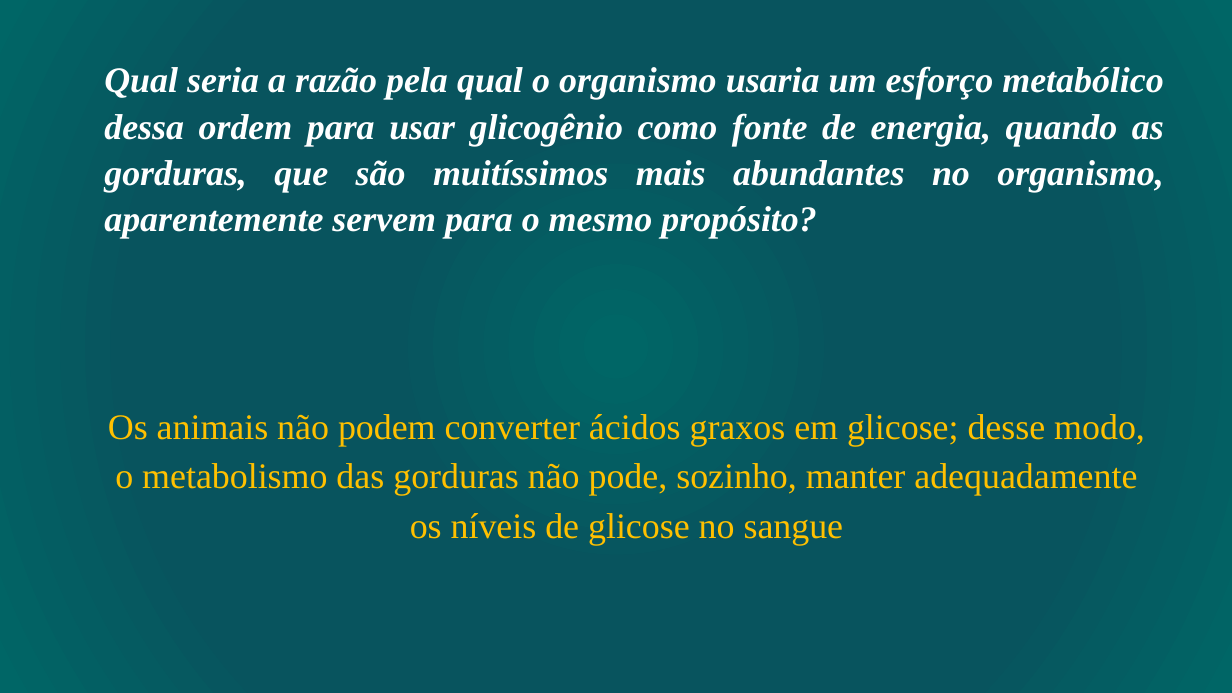
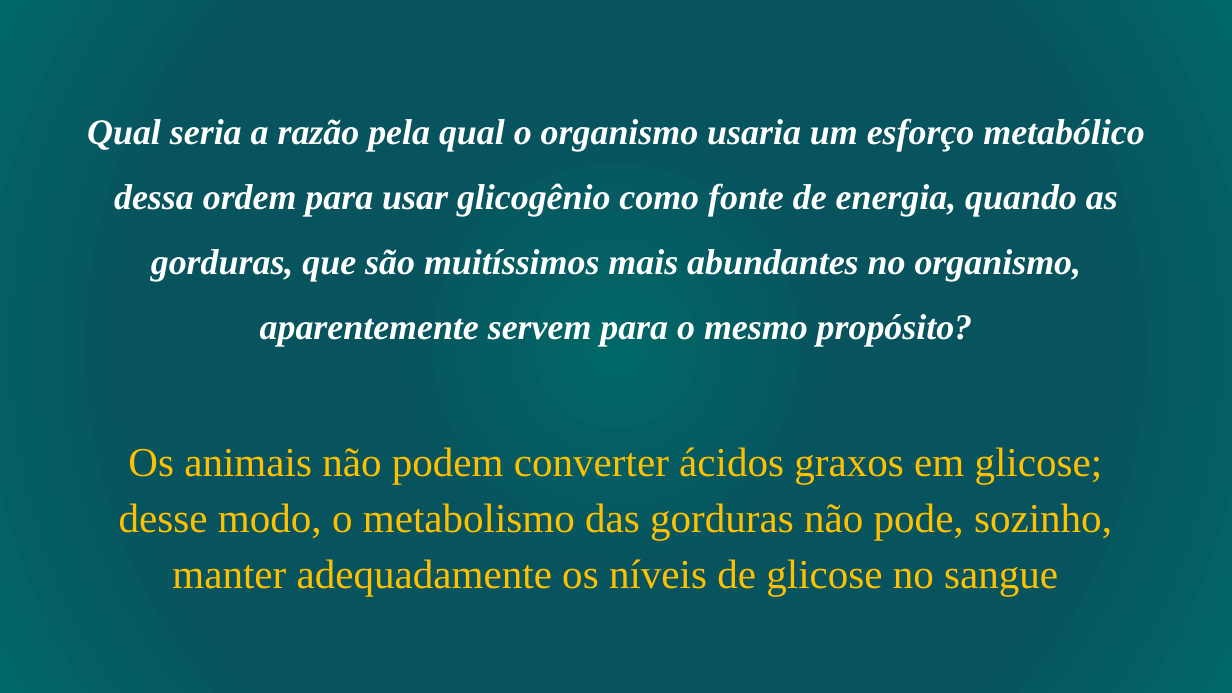
Before and after one commit to daniloasdotcom/Bioquimica-com-Danilo, a slide deck: slide 17 of assets/aulas/metabolismo_glicogenio.pptx (slide 14 before the commit). Drawn at 1232x693 pixels with LibreOffice and Linux fonts; fonts in the diff are those of the drawing. Boxes give left, top, right and bottom in pixels: in the first picture for what was removed or moved away, otherwise in the second. Text is boxed around its words. In the diff, an @@ line names an element or a change of style, - is before the commit and + after.

```diff
--- a/assets/aulas/metabolismo_glicogenio.pptx
+++ b/assets/aulas/metabolismo_glicogenio.pptx
@@ text "Qual seria a razão pela ...": place and size @@
-text "Qual seria a razão pela ..." at (104, 66, 1164, 238)
+text "Qual seria a razão pela ..." at (87, 118, 1144, 346)
@@ text "Qual seria a razão pela ..." at (87, 118, 1144, 346): alignment justified to centre; line spacing 1.07 to 1.5 @@
@@ text "Os animais não podem converter ...": place and size @@
-text "Os animais não podem converter ..." at (108, 414, 1145, 545)
+text "Os animais não podem converter ..." at (119, 447, 1112, 596)
@@ text "Os animais não podem converter ..." at (119, 447, 1112, 596): size 28 to 32 pt @@
```
Also in this commit, not shown: 4 other slides changed, 4 slides added, 1 other file.
